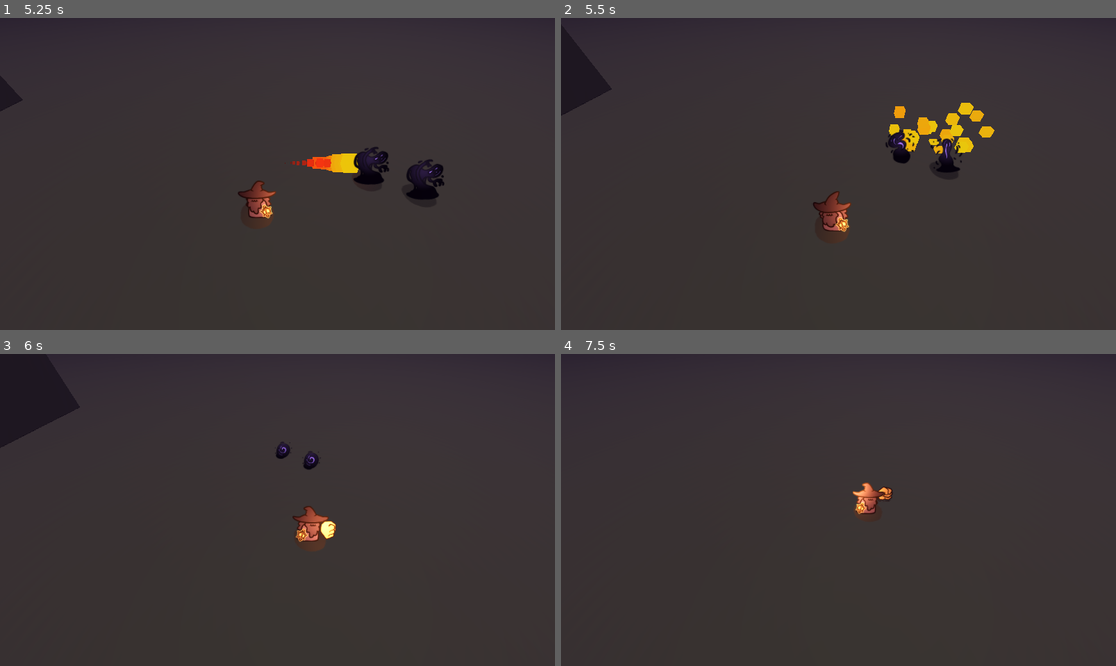
Above: before the commit, frames 1-4 (two rows, left to right).
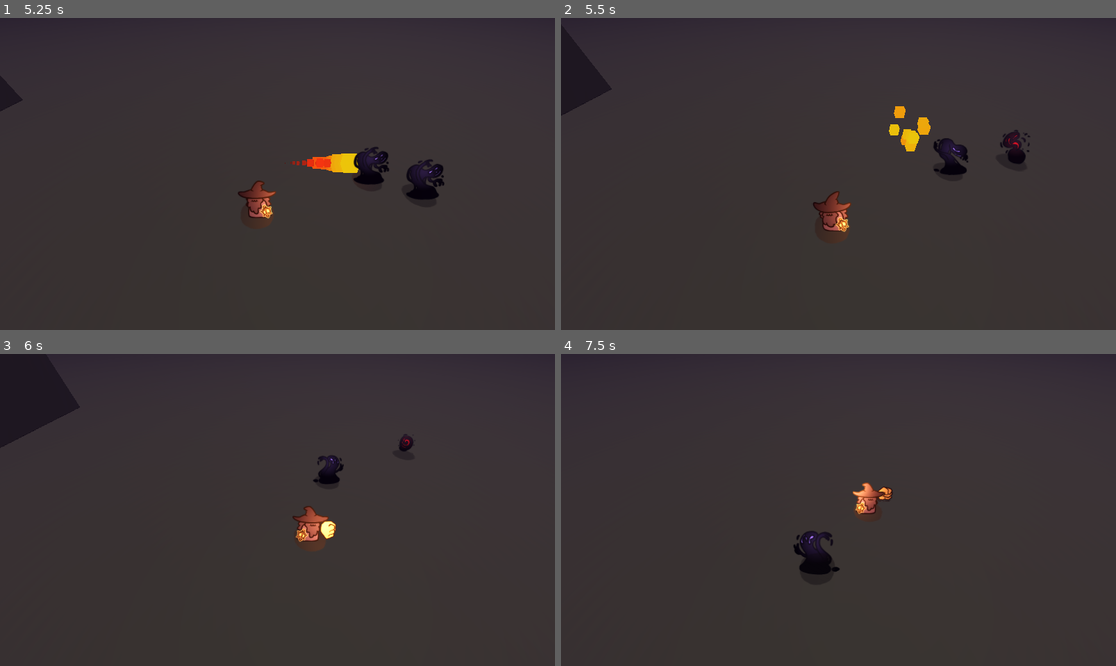
Above: after the commit, the same moments.

Repository: YhagoTomasini/GMTK_026
Game: Godot game, scene res://Scenes/world.tscn
Two runs of this game, one before a commit and one after it. Both use one fixed random seed, a clock stepped at 60 frames per second and the inputs below.
Inputs (mouse positions are in pixels of both pictures, inside the frame that each line leads up to):
- Up to frame 1 (5.25 s): tap Enter (ui_accept) at 0.5, 0.77, 1.52, 3.02, 3.77, 4.52 s; move the mouse to (399, 158) at 0.52 s; hold Right (ui_right) 0.53-1.28 s; hold Right mouse button (magic) 0.53-1.28 s; move the mouse to (166, 189) at 1.27 s; hold Down (ui_down) 1.28-2.03 s; click (166, 189) at 1.35 s; move the mouse to (333, 105) at 2.02 s; hold Right (ui_right) 2.03-2.78 s; hold Right mouse button (magic) 2.03-2.78 s; move the mouse to (249, 236) at 2.77 s; hold Up (ui_up) 2.78-3.53 s; click (249, 236) at 2.85 s; move the mouse to (444, 220) at 3.52 s; hold Right mouse button (magic) 3.53-4.28 s; hold Left (ui_left) 3.53-5.03 s; move the mouse to (111, 127) at 4.27 s; click (111, 127) at 4.35 s; move the mouse to (305, 174) at 5.02 s; hold Down (ui_down) from 5.03 s (still down); hold Right mouse button (magic) from 5.03 s (still down)
- Up to frame 2 (5.5 s): keep holding Down (ui_down); keep holding Right mouse button (magic)
- Up to frame 3 (6 s): move the mouse to (194, 432) at 5.77 s; release Down (ui_down) at 5.78 s; release Right mouse button (magic) at 5.78 s; hold Right (ui_right) from 5.78 s (still down); click (194, 432) at 5.85 s
- Up to frame 4 (7.5 s): tap Enter (ui_accept) at 6.02, 6.77 s; move the mouse to (960, 494) at 6.52 s; release Right (ui_right) at 6.53 s; hold Up (ui_up) 6.53-7.28 s; hold Right mouse button (magic) 6.53-7.28 s; move the mouse to (727, 525) at 7.27 s; hold Right (ui_right) from 7.28 s (still down); click (727, 525) at 7.35 s

Frame 1 is identical in both runs. In frame 2, 1.5% of the frame differs, in the area x 58-85%, y 27-51%; in frame 3, 0.6%; in frame 4, 0.7%.

Commit message:
knockback

Diff:
--- a/gmtk-026/Scripts/Main_character.gd
+++ b/gmtk-026/Scripts/Main_character.gd
@@ -179,7 +179,7 @@
 	#await get_tree().create_timer(0.25).timeout
 
 func _on_fists_area_body_entered(body: Node3D) -> void:
-	body.takeDamage()
+	body.takeDamage(global_position)
 
 
 func _on_cool_down_punch_timeout() -> void:
--- a/gmtk-026/Scripts/fireball.gd
+++ b/gmtk-026/Scripts/fireball.gd
@@ -17,5 +17,6 @@
 
 
 func _on_body_entered(body: Node3D) -> void:
+	body.takeDamage(global_position)
 	explosion_particles()
-	body.takeDamage()
+	queue_free()
--- a/gmtk-026/Scripts/slime_1.gd
+++ b/gmtk-026/Scripts/slime_1.gd
@@ -10,6 +10,9 @@
 	anim.frame = randi_range(0, 3)
 
 func _physics_process(_delta: float) -> void:
+	if !following:
+		return
+
 	var current_location = global_transform.origin
 	var next_location =  nav_agent.get_next_path_position()
 	var new_velocity = (next_location - current_location).normalized() * SPEED
@@ -30,18 +33,30 @@
 	if following:
 		nav_agent.target_position = target_location
 
-func takeDamage() -> void:
+func takeDamage(pPosi : Vector3) -> void:
+	following = false
 	collision_mask = 24
-	following = false
+	anim.modulate = Color(2.5, 0.0, 0.0, 1.0)
+	knockback(pPosi)
+
 	anim.play("dying")
 
 	await anim.animation_finished
 	queue_free()
 
+func knockback(pPosi : Vector3):
+	var knockbackD = (global_position - pPosi).normalized()
+	var tween = create_tween()
+	tween.tween_property(
+		self, "global_position", global_position + knockbackD *2, 0.2
+	).set_trans(Tween.TRANS_QUAD).set_ease(Tween.EASE_OUT)
+
 func _on_nav_agent_target_reached() -> void:
 	pass # Replace with function body.
 
+func _on_nav_agent_velocity_computed(safe_velocity: Vector3) -> void:
+	if !following:
+		return
 
-func _on_nav_agent_velocity_computed(safe_velocity: Vector3) -> void:
 	velocity = velocity.move_toward(safe_velocity, 0.25)
 	move_and_slide()
